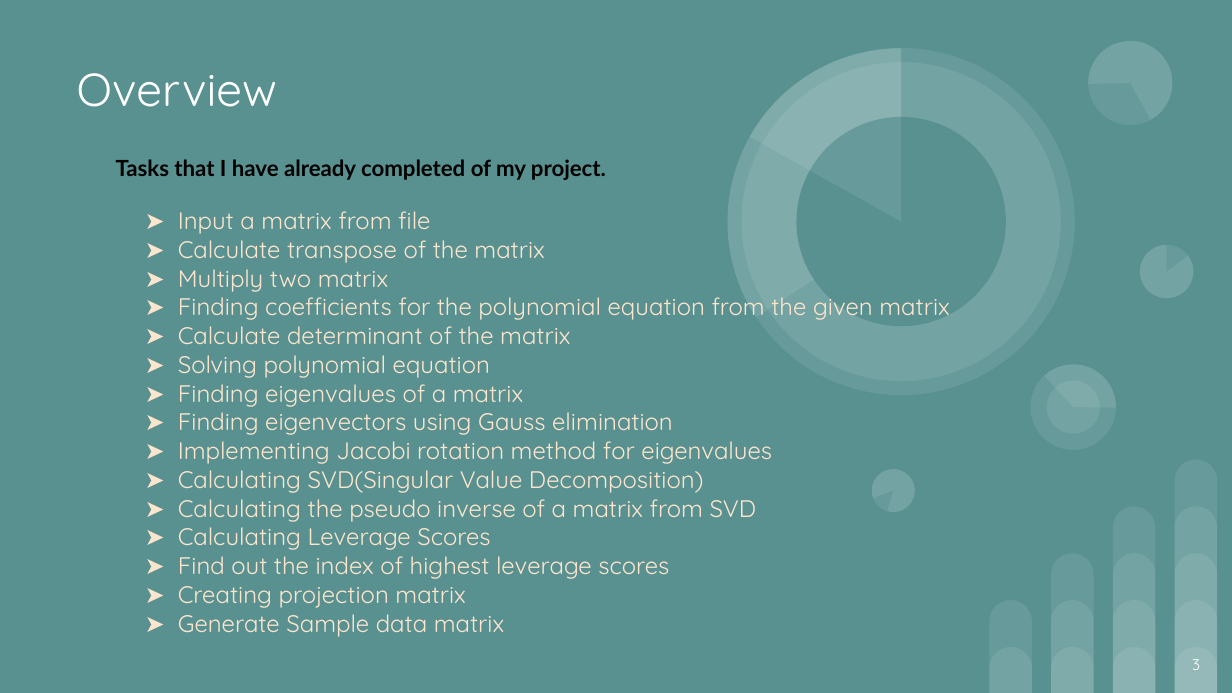
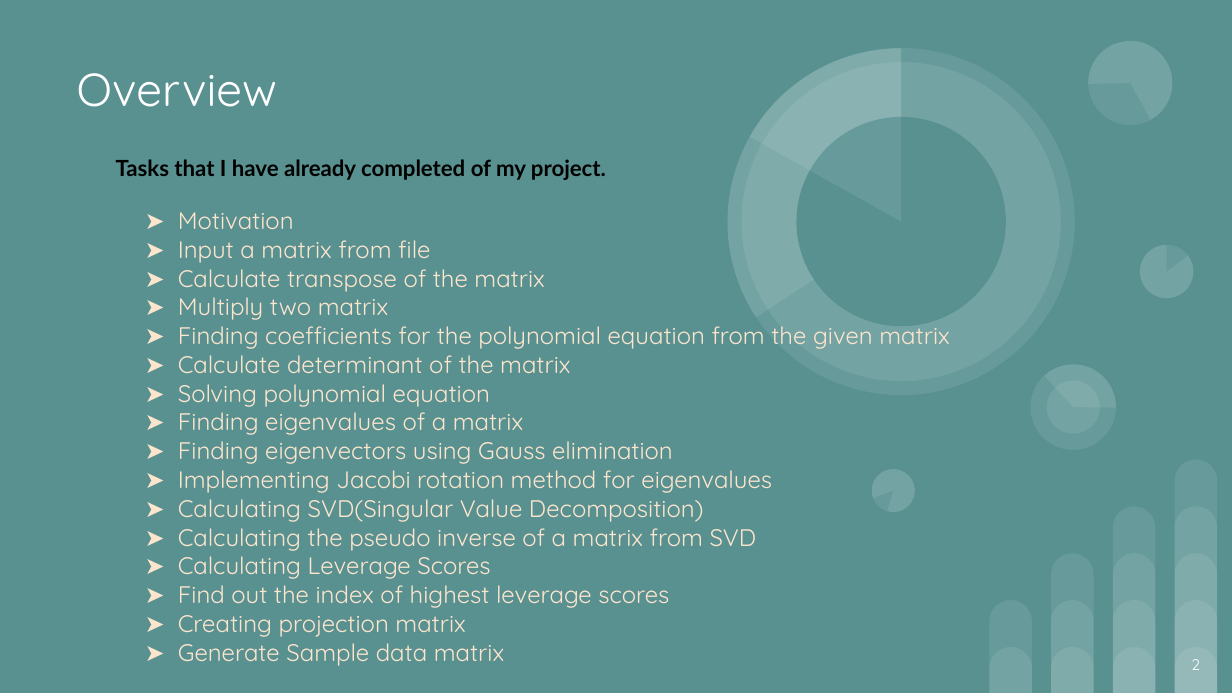
Before and after one commit to Juriez/SPL-1, a slide deck: slide 2 of Final Slide.pptx (slide 3 before the commit). Drawn at 1232x693 pixels with LibreOffice and Linux fonts; fonts in the diff are those of the drawing. Boxes give left, top, right and bottom in pixels: in the first picture for what was removed or moved away, otherwise in the second. Text is boxed around its words. In the diff, an @@ line names an element or a change of style, - is before the commit and + after.

```diff
--- a/Final Slide.pptx
+++ b/Final Slide.pptx
@@ text at [178, 212, 294, 229]: paragraph added @@
+➤ Motivation
@@ page number at [1191, 659, 1200, 670]: text changed @@
-3
+2
```
Also in this commit, not shown: 12 other slides changed, 1 slide added, 4 slides removed.
